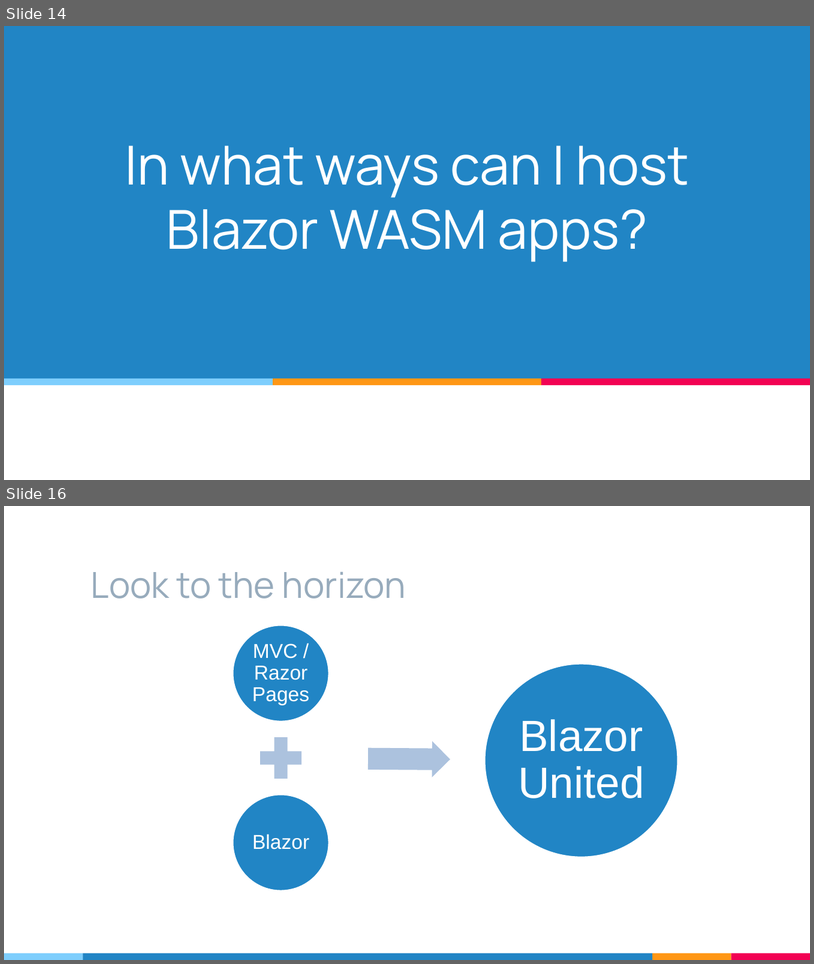
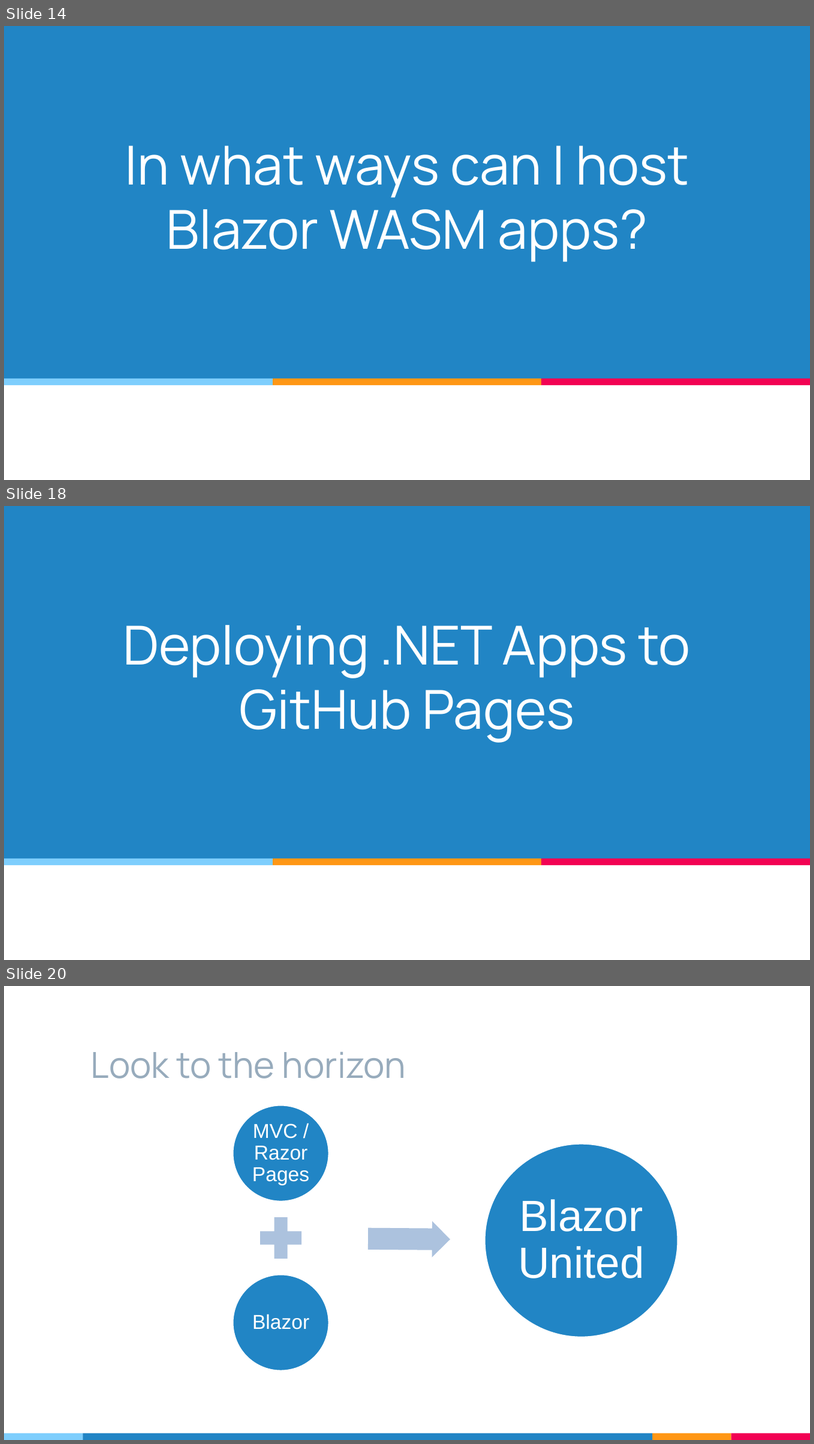
Before and after one commit to isaacrlevin/levin-talks, a slide deck: Running_ASP.NET_Core_Apps_without_a_server.pptx. Shown one above the other, each under a label of ours: slides 14 and 16 before the commit, slides 14, 18 and 20 after it; the slides between them are not shown. The pictures are 814x964 and 814x1444 pixels, drawn with LibreOffice and Linux fonts; fonts in the diff are those of the drawing. Boxes give left, top, right and bottom in pixels: in the first picture for what was removed or moved away, otherwise in the second. Text is boxed around its words. In the diff, an @@ line names an element or a change of style, - is before the commit and + after.

```diff
--- a/Running_ASP.NET_Core_Apps_without_a_server.pptx
+++ b/Running_ASP.NET_Core_Apps_without_a_server.pptx
@@ slide 18 added at [4,506,810,960], background #FFFFFF; not listed: 4 template elements that a slide beside it also shows @@
@@ title added at [123,625,691,742], 48 pt, text #FFFFFF @@
+Deploying .NET Apps to
+GitHub Pages
@@ what was slide 16 is now slide 20 @@
```
Also in this commit, not shown: 3 other slides added.
